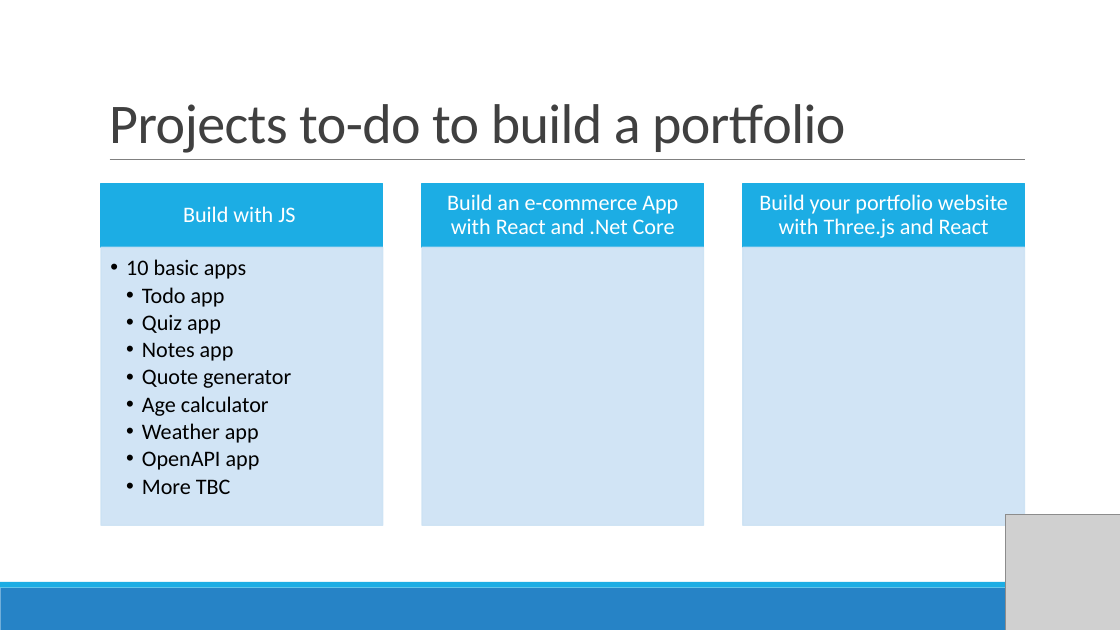
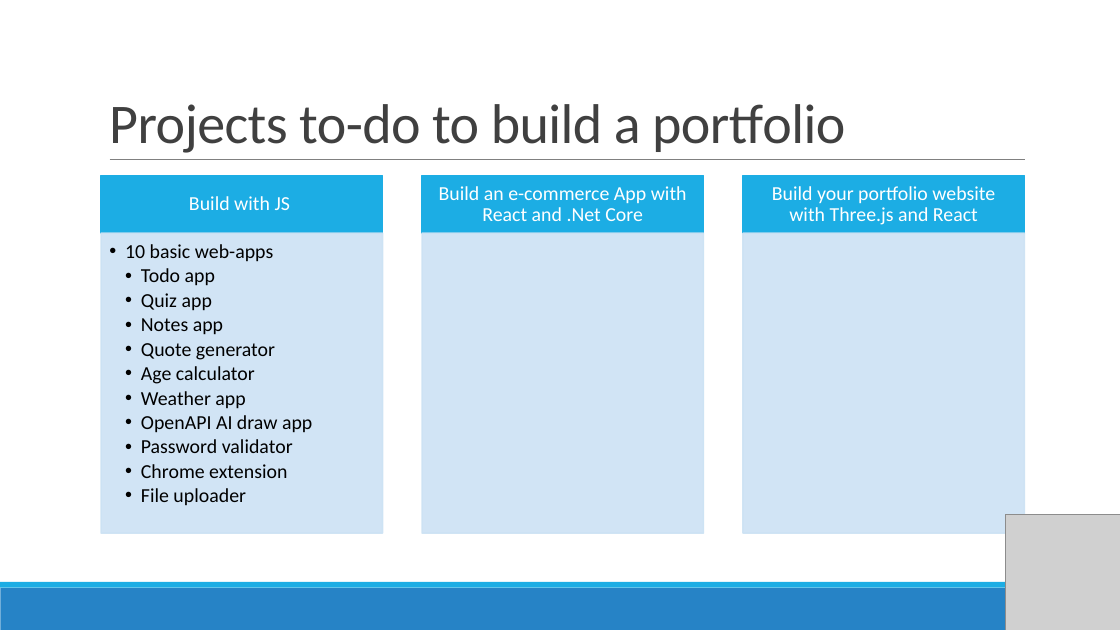
Before and after one commit to rishigujadhur1/Slides, a slide deck: slide 4 of ModernJS/JS Session 4.pptx. Drawn at 1120x630 pixels with LibreOffice and Linux fonts; fonts in the diff are those of the drawing; grey boxes stand for pictures. Boxes give left, top, right and bottom in pixels: in the first picture for what was removed or moved away, otherwise in the second. Text is boxed around its words. In the diff, an @@ line names an element or a change of style, - is before the commit and + after.

```diff
--- a/ModernJS/JS Session 4.pptx
+++ b/ModernJS/JS Session 4.pptx
@@ text "Build with JS": place and size @@
-text "Build with JS" at [183,206,295,222]
+text "Build with JS" at [189,196,290,210]
@@ rectangle: place and size @@
-rectangle at [101,183,382,247]
+rectangle at [101,176,382,234]
@@ text "Build an e-commerce App with ...": place and size @@
-text "Build an e-commerce App with ..." at [447,194,678,234]
+text "Build an e-commerce App with ..." at [439,186,687,221]
@@ rectangle: place and size @@
-rectangle at [422,183,703,247]
+rectangle at [422,176,703,234]
@@ size 19 to 17 pt in 3 elements at [189,196,290,210], [439,186,687,221], [772,186,995,225] @@
@@ text "Build your portfolio website with ...": place and size @@
-text "Build your portfolio website with ..." at [759,194,1008,238]
+text "Build your portfolio website with ..." at [772,186,995,225]
@@ rectangle: place and size @@
-rectangle at [743,183,1024,247]
+rectangle at [743,176,1024,234]
@@ text "10 basic web-apps": place and size @@
-text "10 basic web-apps" at [126,259,291,494]
+text "10 basic web-apps" at [125,244,312,506]
@@ rectangle: place and size @@
-rectangle at [101,248,382,526]
+rectangle at [101,234,382,534]
@@ rectangle: place and size @@
-rectangle at [422,248,703,526]
+rectangle at [422,234,703,534]
@@ rectangle: place and size @@
-rectangle at [743,248,1024,526]
+rectangle at [743,234,1024,534]
@@ text at [125,244,273,262]: text changed; size 19 to 17 pt @@
-  • 10 basic apps
+  • 10 basic web-apps
@@ text at [141,268,275,409]: size 19 to 17 pt in "Todo app", "Quiz app", "Notes app", "Quote generator" and 2 more places @@
@@ text at [141,415,312,506]: text changed; size 19 to 17 pt @@
-    • OpenAPI app
-    • More TBC
+    • OpenAPI AI draw app
+    • Password validator
+    • Chrome extension
+    • File uploader
```
Also in this commit, not shown: 1 other slide changed.
